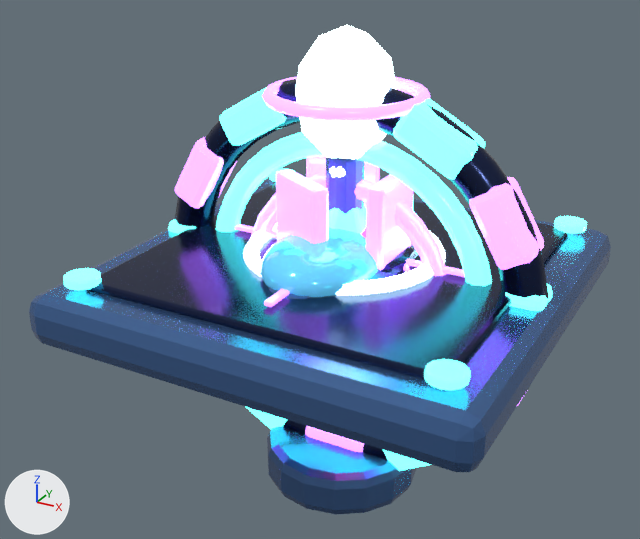
The Blender file assets/blender/aurora_assets.blend, before and after one commit.
Both versions are drawn from a camera (50 mm lens) standing at (3.23, -6.3, 3.23) and looking at (-0.19, -0.09, 0.12). Lighting does not change. The marker at lower left points along +X, +Y and +Z. The picture after the commit comes second.
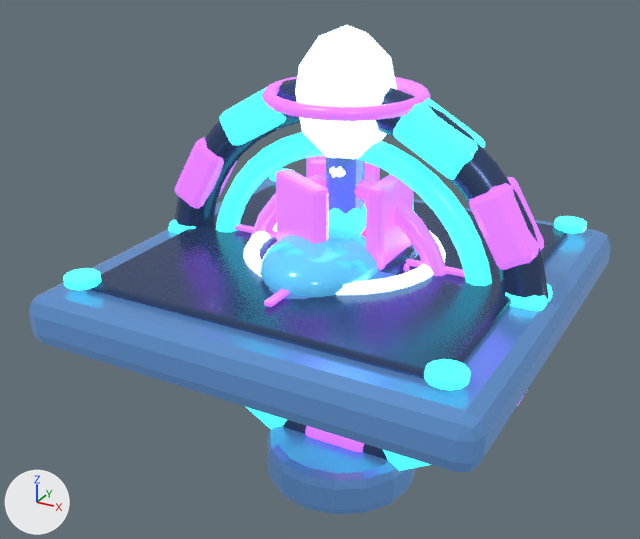
The change, as a list of edits to the scene's bpy script:
```text
Change mat_aurora_alloy:
    mat_aurora_alloy.base_color: (0.08, 0.18, 0.42) -> (0.11, 0.26, 0.55)  # blue #5076ad -> blue #5d8bc4
    mat_aurora_alloy.metallic: 0.7 -> 0.62
    mat_aurora_alloy.roughness: 0.2 -> 0.25
    add mat_aurora_alloy.emission_strength = 0.38
    add mat_aurora_alloy.emission_color = (0.11, 0.26, 0.55)  # blue #5d8bc4
Change mat_aurora_violet:
    mat_aurora_violet.base_color: (0.55, 0.18, 1.0) -> (0.46, 0.12, 0.82)  # purple #c476ff -> purple #b561ea
    mat_aurora_violet.emission_color: (0.55, 0.18, 1.0) -> (0.46, 0.12, 0.82)  # purple #c476ff -> purple #b561ea
    mat_aurora_violet.emission_strength: 2.6 -> 1.3
Change mat_aurora_cyan:
    mat_aurora_cyan.base_color: (0.08, 0.95, 0.78) -> (0.05, 0.72, 0.62)  # cyan #50f9e5 -> cyan #3fddce
    mat_aurora_cyan.metallic: 0.25 -> 0.2
    mat_aurora_cyan.roughness: 0.18 -> 0.22
    mat_aurora_cyan.emission_color: (0.08, 0.95, 0.78) -> (0.05, 0.72, 0.62)  # cyan #50f9e5 -> cyan #3fddce
    mat_aurora_cyan.emission_strength: 4.0 -> 1.6
Change mat_midnight_metal:
    mat_midnight_metal.base_color: (0.015, 0.025, 0.08) -> (0.04, 0.07, 0.16)  # dark blue #212c50 -> dark blue #384b6f
    mat_midnight_metal.metallic: 0.85 -> 0.72
    mat_midnight_metal.roughness: 0.18 -> 0.25
    add mat_midnight_metal.emission_strength = 0.24
    add mat_midnight_metal.emission_color = (0.04, 0.07, 0.16)  # dark blue #384b6f
Change mat_energy_white:
    mat_energy_white.base_color: (0.65, 0.95, 1.0) -> (0.5, 0.78, 0.95)  # cyan #d3f9ff -> blue #bce5f9
    mat_energy_white.roughness: 0.12 -> 0.18
    mat_energy_white.emission_color: (0.65, 0.95, 1.0) -> (0.5, 0.78, 0.95)  # cyan #d3f9ff -> blue #bce5f9
    mat_energy_white.emission_strength: 6.0 -> 2.2
Change mat_hazard_magenta:
    mat_hazard_magenta.base_color: (1.0, 0.05, 0.3) -> (0.88, 0.05, 0.24)  # pink #ff3f95 -> pink #f13f86
    mat_hazard_magenta.metallic: 0.35 -> 0.28
    mat_hazard_magenta.roughness: 0.2 -> 0.24
    mat_hazard_magenta.emission_color: (1.0, 0.05, 0.3) -> (0.88, 0.05, 0.24)  # pink #ff3f95 -> pink #f13f86
    mat_hazard_magenta.emission_strength: 3.4 -> 1.8
```

Changed parts and their boxes [x1, y1, x2, y2] in the pictures (640 x 539 px):
'Platform_Main', recoloured, surface changed (lighter): [29, 178, 611, 472] in both
'Platform_Inlay', recoloured, surface changed: [89, 183, 568, 379] in both
'Portal_Base', recoloured, surface changed: [267, 427, 417, 514] in both
'Portal_InnerEnergy', recoloured, surface changed: [216, 132, 492, 286] in both
'Portal_OuterFrame', recoloured, surface changed: [175, 79, 548, 460] in both
'Portal_Module_01', recoloured, surface changed: [469, 177, 544, 270] in both
'Portal_Module_02', recoloured, surface changed: [393, 98, 485, 180] in both
'Beacon_Fin_2', recoloured, surface changed: [276, 169, 329, 244] in both
'Beacon_Fin_0', recoloured, surface changed: [366, 174, 413, 270] in both
'Beacon_Halo', recoloured, surface changed: [262, 77, 430, 121] in both
'Sentinel_Cage', recoloured, surface changed: [251, 174, 446, 276] in both
'Portal_Module_05', recoloured, surface changed: [175, 137, 237, 209] in both
'Portal_Module_04', recoloured, surface changed: [219, 87, 286, 145] in both
'Beacon_Stem', recoloured, surface changed: [326, 157, 365, 214] in both
'Platform_Light_1', recoloured, surface changed: [424, 359, 471, 391] in both
'Shard_CoreTop', recoloured, surface changed: [329, 203, 367, 234] in both
'Platform_Light_0', recoloured, surface changed: [63, 268, 101, 291] in both
'Beacon_Fin_1', recoloured, surface changed: [306, 156, 380, 209] in both
'Portal_Module_09', recoloured, surface changed: [305, 426, 364, 452] in both
'Portal_Module_00', recoloured, surface changed: [505, 284, 553, 311] in both
'Platform_Light_3', recoloured, surface changed: [554, 216, 587, 234] in both
'Portal_Module_10', recoloured, surface changed: [383, 450, 431, 471] in both
'Beacon_Base', recoloured, surface changed: [380, 245, 416, 274] in both
'Platform_LineX', recoloured, surface changed: [235, 224, 465, 277] in both
'Portal_Module_08', recoloured, surface changed: [246, 407, 287, 430] in both
'Platform_LineY', recoloured, surface changed: [264, 289, 289, 307] in both
'Portal_Module_06', recoloured, surface changed: [168, 219, 196, 234] in both
'Drone_Fuselage', recoloured, surface changed: [369, 243, 418, 280] in both
'Drone_Nose', recoloured, surface changed: [269, 287, 311, 299] in both
'Platform_Light_2', recoloured, surface changed: [269, 168, 294, 182] in both
'Shard_Satellite_0', recoloured, surface changed: [403, 263, 410, 271] in both
'Sentinel_Core', recoloured, surface changed: [361, 228, 366, 237] in both
